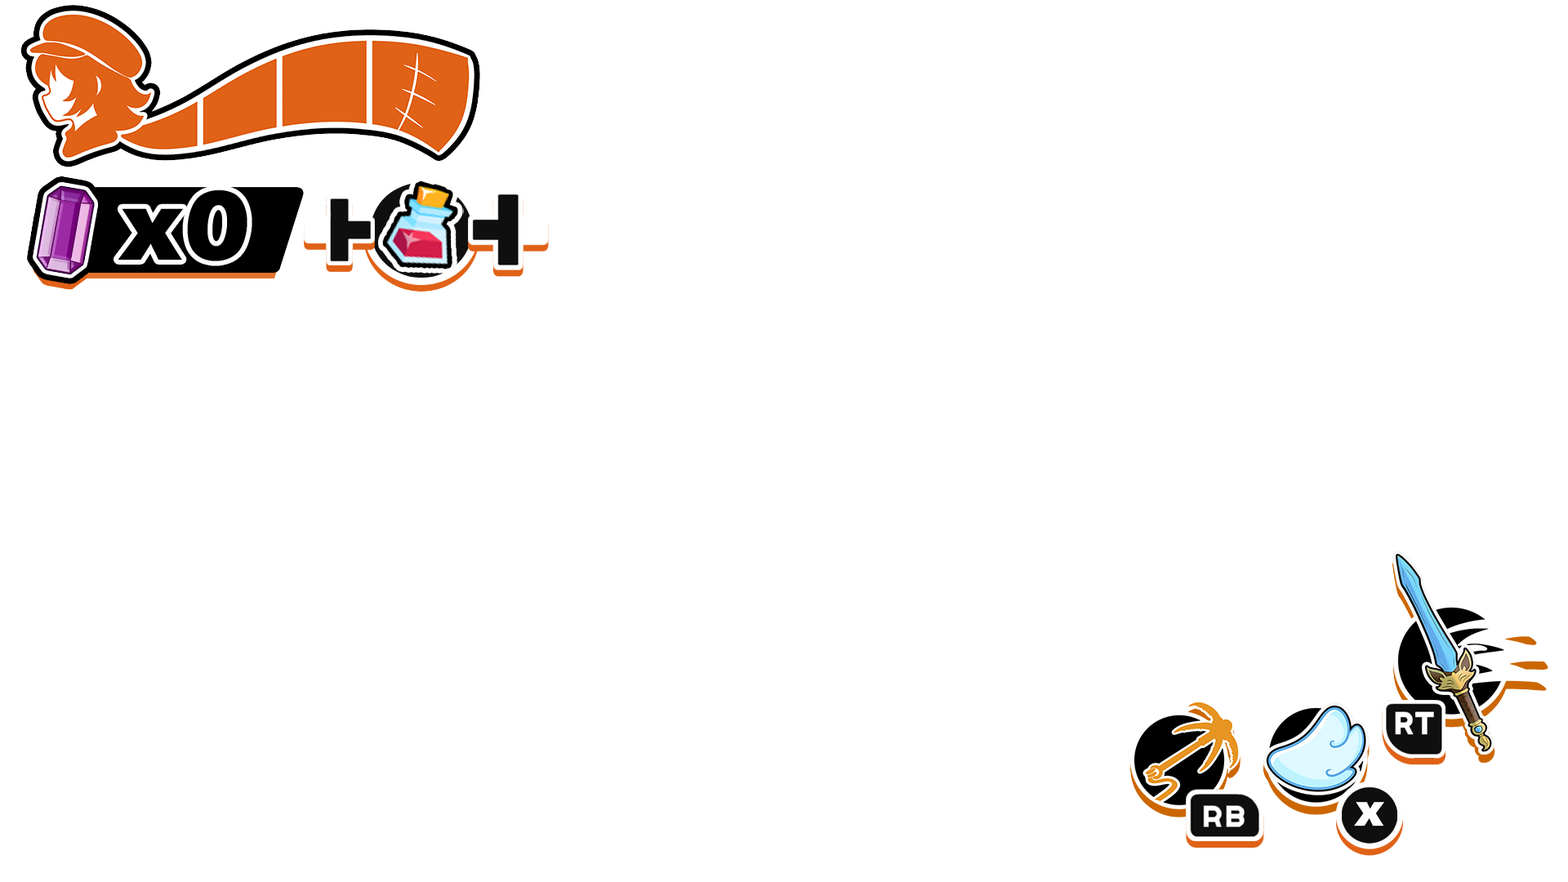
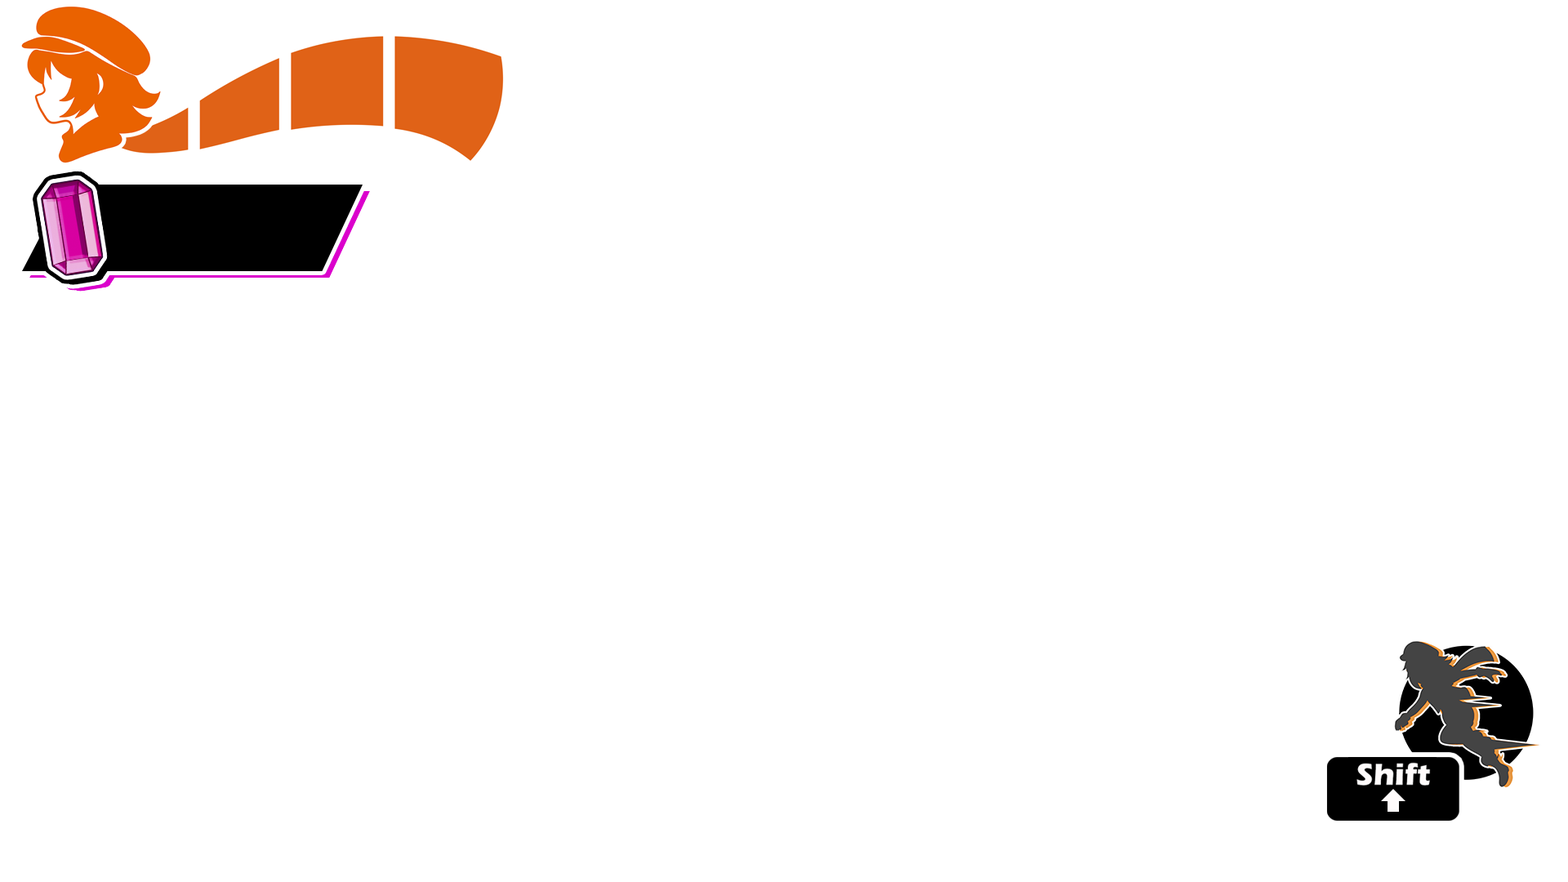
Layer changes from the first (1568, 882) image to the second:
added group "Barra de vida Pandora" with 5 layers above "Shift" over (20, 4, 504, 167)
added layer "Pandora Icone" in group "Barra de vida Pandora" over (20, 4, 165, 167)
added layer "Hit 1" in group "Barra de vida Pandora" over (391, 31, 504, 162)
added layer "Hit 2" in group "Barra de vida Pandora" over (287, 31, 388, 135)
added layer "Hit 3" in group "Barra de vida Pandora" over (196, 51, 285, 155)
added layer "Hit 4" in group "Barra de vida Pandora" over (101, 99, 194, 157)
renamed "x" to "Shift", painted on it over (1322, 752, 1465, 856)
moved "Dash Icon" above "contador de coletavel", painted on it over (1263, 639, 1542, 816)
removed layer "Attack Icon" over (1392, 550, 1549, 763)
removed layer "Contabilizador de Ametista" over (26, 175, 304, 290)
removed layer "Poção" over (378, 180, 464, 275)
removed layer "Consumiveis HUD" over (303, 180, 549, 292)
removed layer "Pandora Barra de vida Hit 0" over (20, 4, 481, 168)
renamed "x0" to "contador de coletavel", painted on it over (22, 166, 370, 292)
removed layer "RB" over (1185, 788, 1265, 848)
removed layer "RT" over (1381, 699, 1446, 766)
removed layer "Grappling Hook" over (1130, 701, 1241, 818)